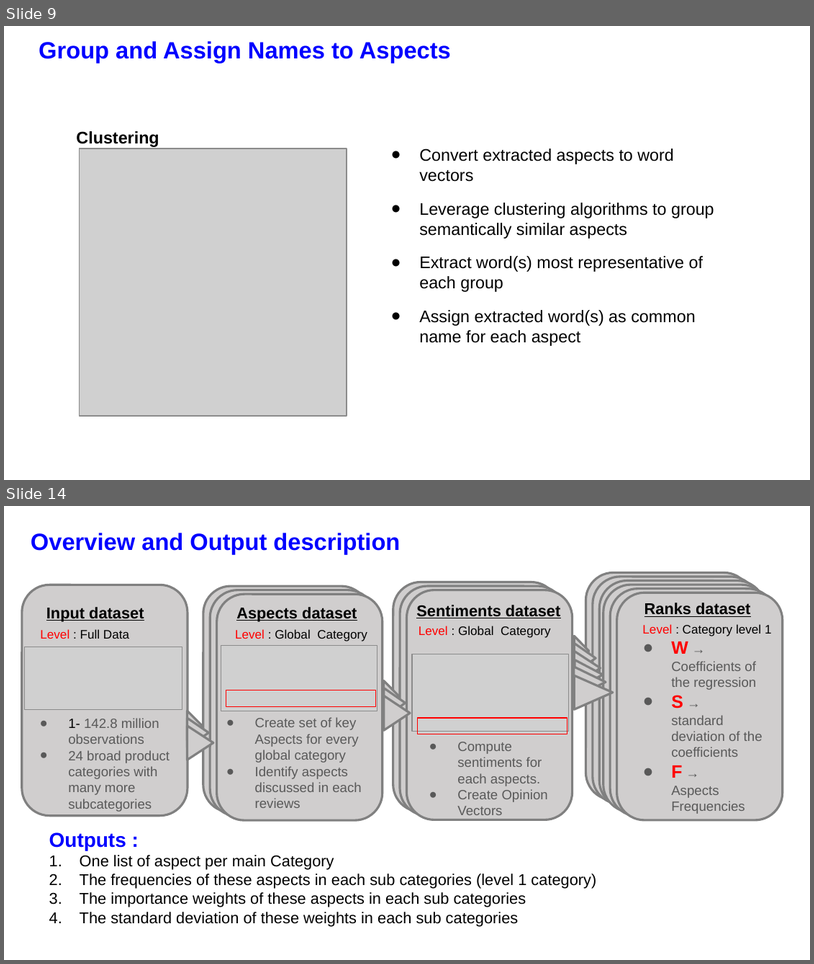
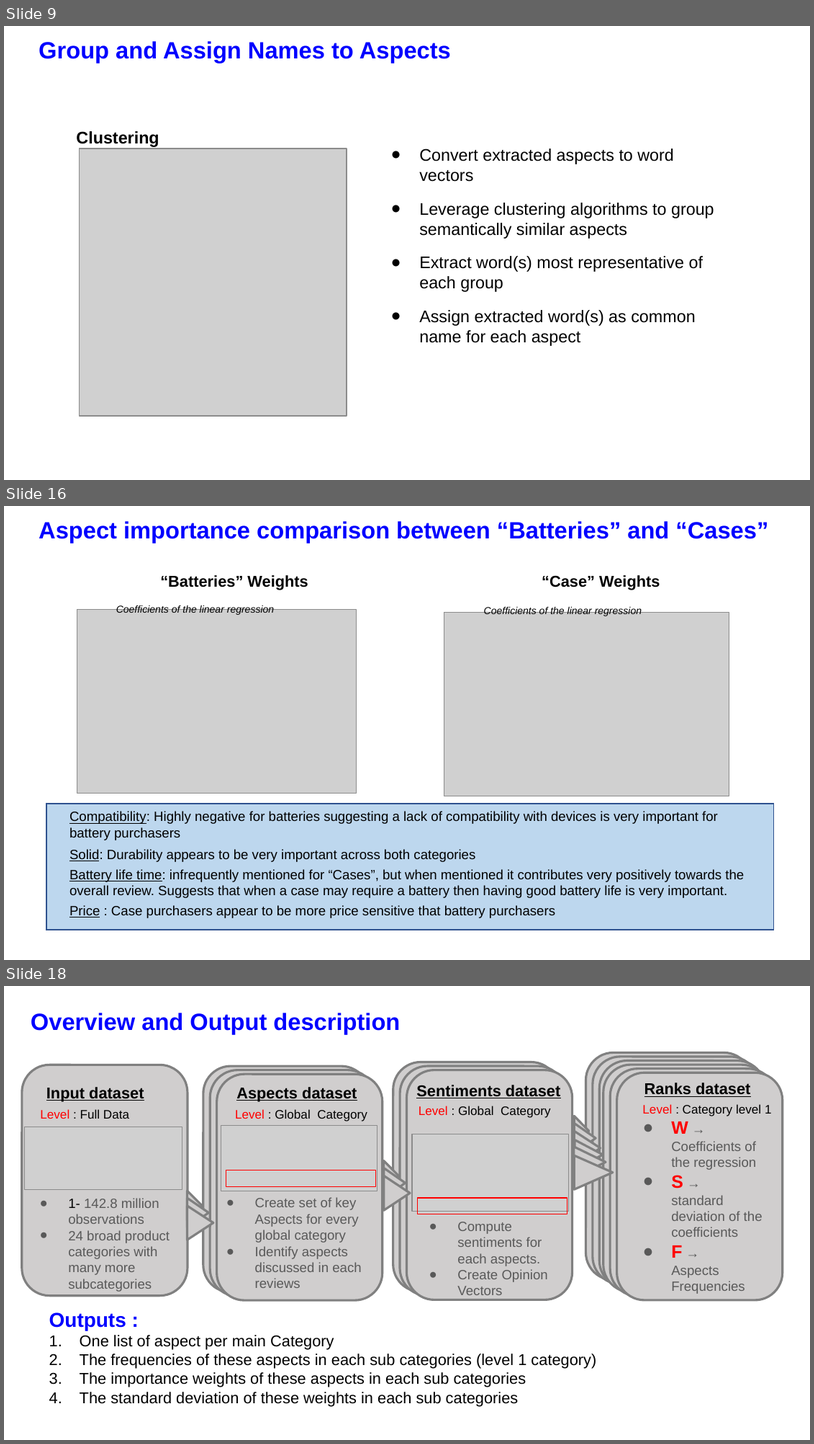
Before and after one commit to CedricJ08/aspect-analysis, a slide deck: Report/Final Presentation Slides.pptx. Shown one above the other, each under a label of ours: slides 9 and 14 before the commit, slides 9, 16 and 18 after it; the slides between them are not shown. The pictures are 814x964 and 814x1444 pixels, drawn with LibreOffice and Linux fonts; fonts in the diff are those of the drawing; grey boxes stand for pictures; background and template pictures are left out. Boxes give left, top, right and bottom in pixels: in the first picture for what was removed or moved away, otherwise in the second. Text is boxed around its words. In the diff, an @@ line names an element or a change of style, - is before the commit and + after.

```diff
--- a/Report/Final Presentation Slides.pptx
+++ b/Report/Final Presentation Slides.pptx
@@ slide 16 added at (4,506,810,960), background picture (left out) @@
@@ text added at (39,521,769,543), 21 pt, text #0000FF, bold @@
+Aspect importance comparison between “Batteries” and “Cases”
@@ text added at (160,575,308,590), 14 pt, text #000000, bold @@
+“Batteries” Weights
@@ text added at (542,575,660,590), 14 pt, text #000000, bold @@
+“Case” Weights
@@ picture added at (77,609,356,793) @@
@@ text added at (116,605,274,615), 9 pt, text #000000, italic @@
+Coefficients of the linear regression
@@ picture added at (445,613,729,796) @@
@@ text added at (484,606,642,616), 9 pt, text #000000, italic @@
+Coefficients of the linear regression
@@ rectangle added at (46,803,774,930), fill #BDD7EE, outline #2F528F 1 pt @@
@@ text added at (70,811,744,918), 12 pt, text #000000 @@
+Compatibility: Highly negative for batteries suggesting a lack of compatibility with devices is very important for battery purchasers
+Solid: Durability appears to be very important across both categories
+Battery life time: infrequently mentioned for “Cases”, but when mentioned it contributes very positively towards the overall review. Suggests that when a case may require a battery then having good battery life is very important.
+Price : Case purchasers appear to be more price sensitive that battery purchasers
@@ what was slide 14 is now slide 18 @@
```
Also in this commit, not shown: 4 slides changed, 3 other slides added, 2 slides removed, 2 other files.
